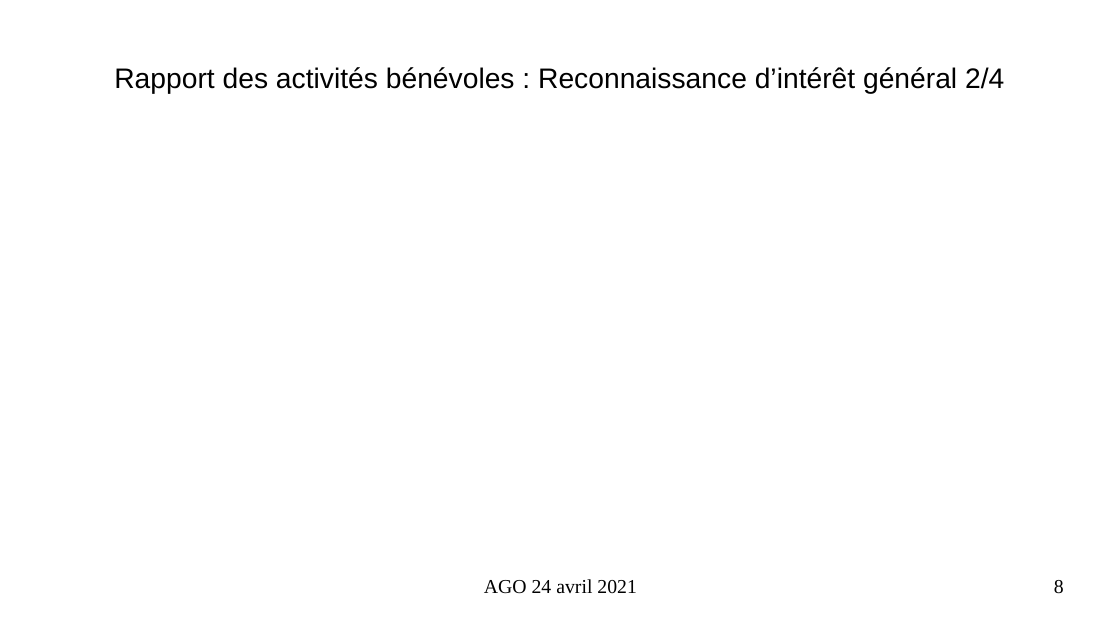
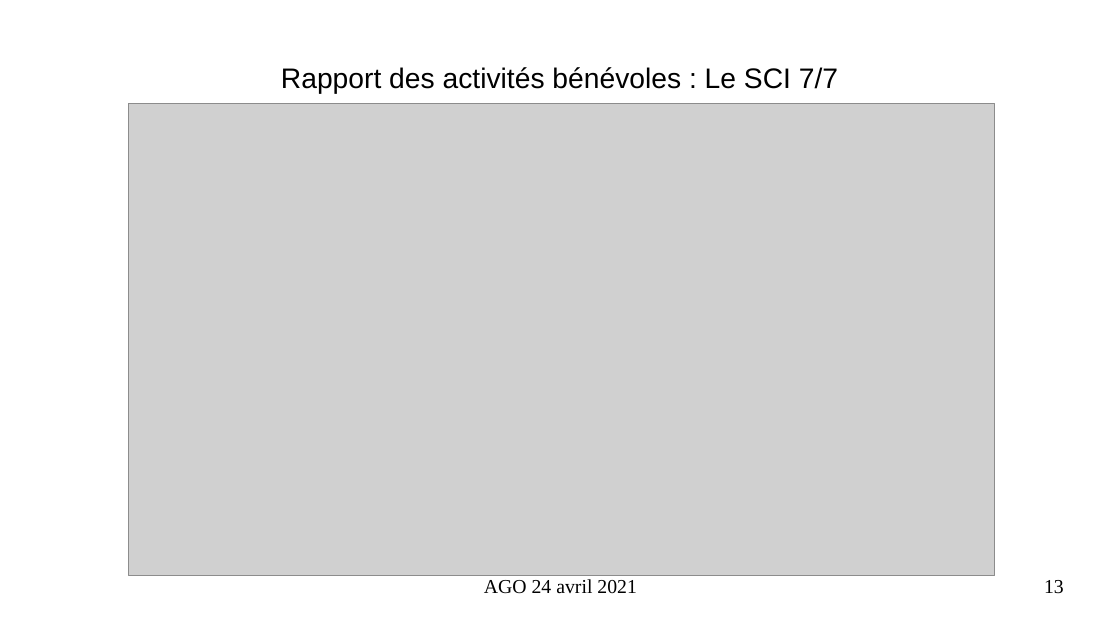
Before and after one commit to AIREL46/SCAO, a slide deck: slide 13 of association/2021/presentation-ago-24-avril-2021.odp (slide 8 before the commit). Drawn at 1120x630 pixels with LibreOffice and Linux fonts; fonts in the diff are those of the drawing; grey boxes stand for pictures. Boxes give left, top, right and bottom in pixels: in the first picture for what was removed or moved away, otherwise in the second. Text is boxed around its words. In the diff, an @@ line names an element or a change of style, - is before the commit and + after.

```diff
--- a/association/2021/presentation-ago-24-avril-2021.odp
+++ b/association/2021/presentation-ago-24-avril-2021.odp
@@ title at (x1=281, y1=67, x2=838, y2=94): text changed @@
-Rapport des activités bénévoles : Reconnaissance d’intérêt général 2/4
+Rapport des activités bénévoles : Le SCI 7/7
@@ picture added at (x1=129, y1=104, x2=996, y2=576) @@
@@ page number at (x1=1044, y1=580, x2=1064, y2=594): text changed @@
-8
+13
```
Also in this commit, not shown: 12 other slides changed, 5 slides added, 8 other files.
